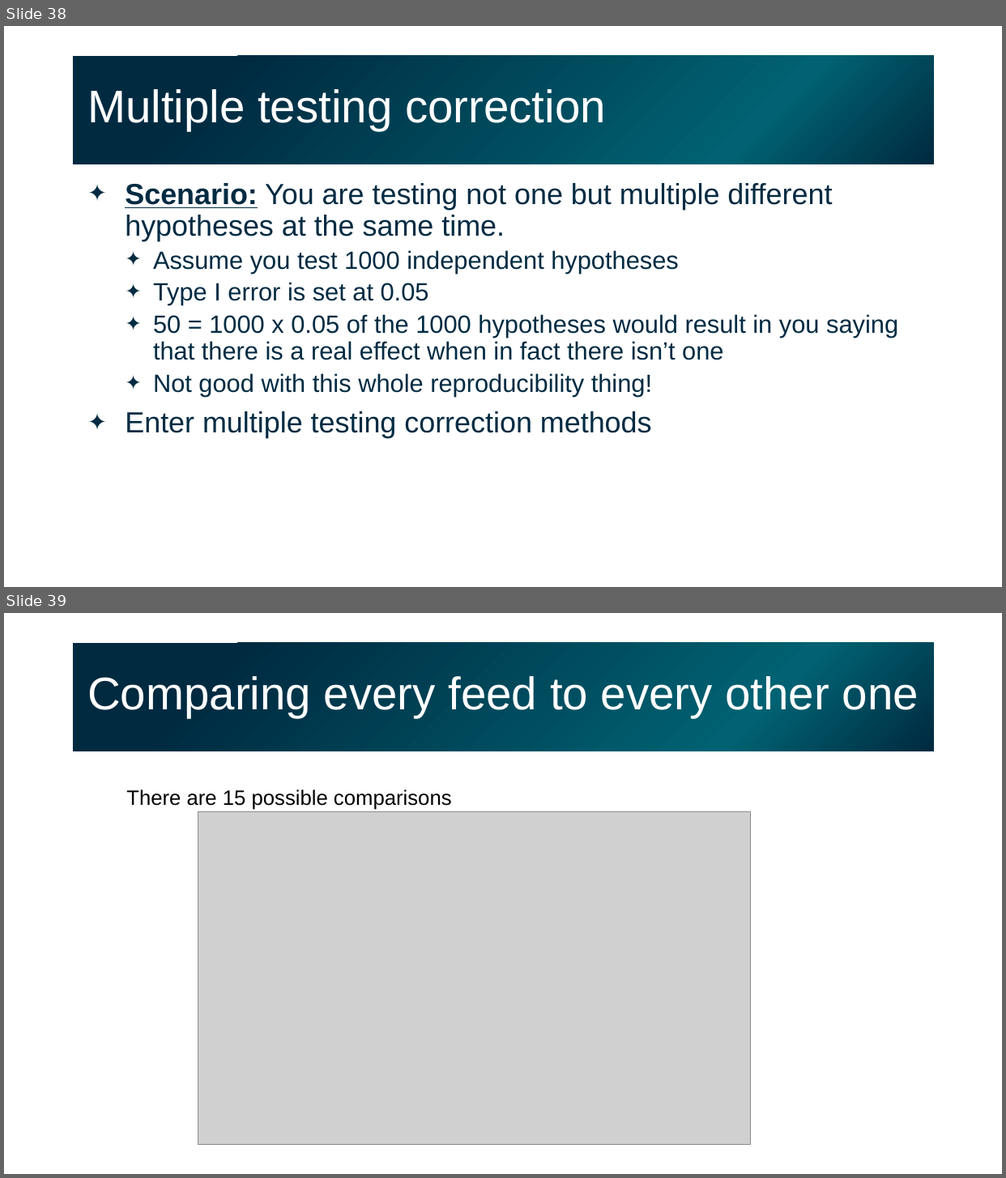
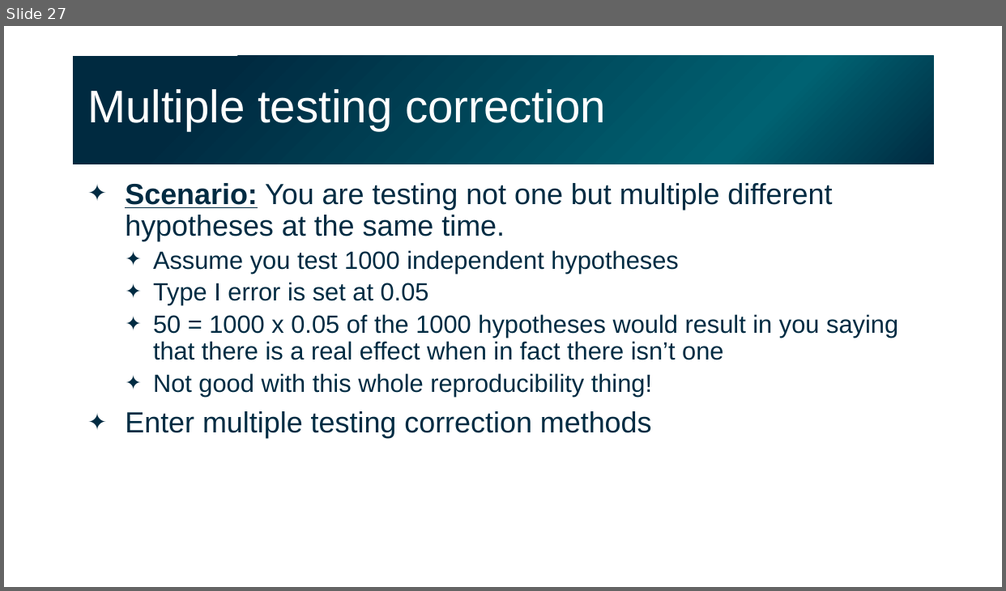
Before and after one commit to gladstone-institutes/Bioinformatics-Workshops, a slide deck: intro-experimental-design-hypothesis-testing/IntroStatsExpDesignHT_011723_day2.pptx. Shown one above the other, each under a label of ours: slides 38 and 39 before the commit, slide 27 after it. The pictures are 1006x1178 and 1006x591 pixels, drawn with LibreOffice and Linux fonts; fonts in the diff are those of the drawing; grey boxes stand for pictures. Boxes give left, top, right and bottom in pixels: in the first picture for what was removed or moved away, otherwise in the second. Text is boxed around its words. In the diff, an @@ line names an element or a change of style, - is before the commit and + after.

```diff
--- a/intro-experimental-design-hypothesis-testing/IntroStatsExpDesignHT_011723_day2.pptx
+++ b/intro-experimental-design-hypothesis-testing/IntroStatsExpDesignHT_011723_day2.pptx
@@ slide 39 removed at bbox=[4, 613, 1002, 1174], background #FFFFFF @@
@@ title removed at bbox=[73, 643, 934, 752] @@
-Comparing every feed to every other one
@@ text removed at bbox=[126, 790, 452, 810] @@
-There are 15 possible comparisons
@@ picture removed at bbox=[198, 812, 750, 1144] @@
@@ what was slide 38 is now slide 27 @@
```
Also in this commit, not shown: 8 slides changed, 2 slides added, 1 other slide removed.
